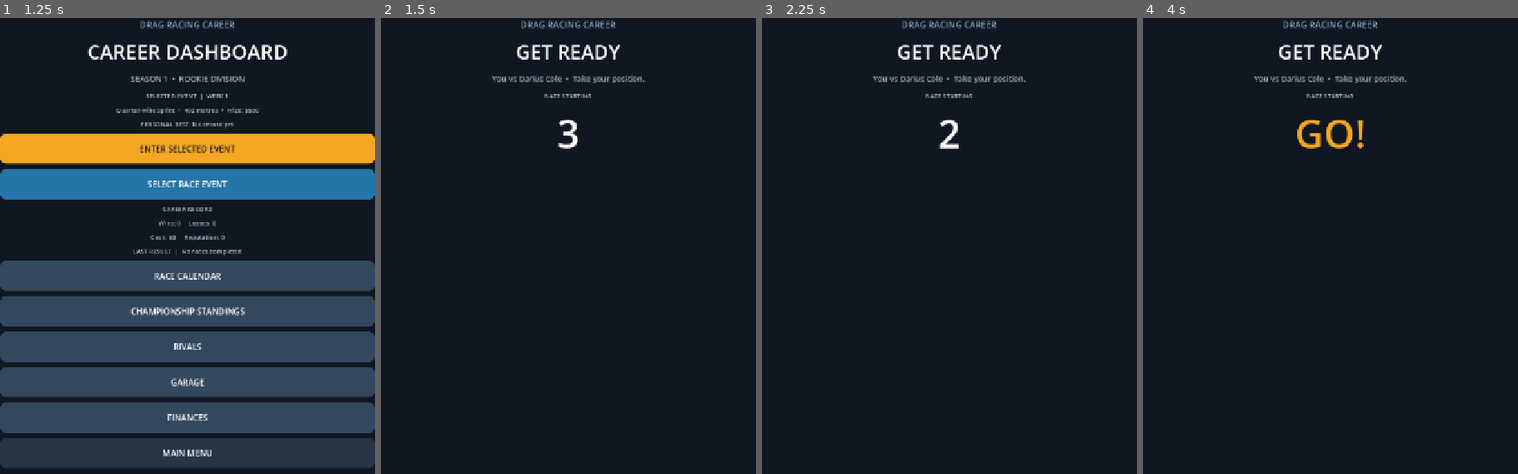
Above: before the commit, frames 1-4 (left to right).
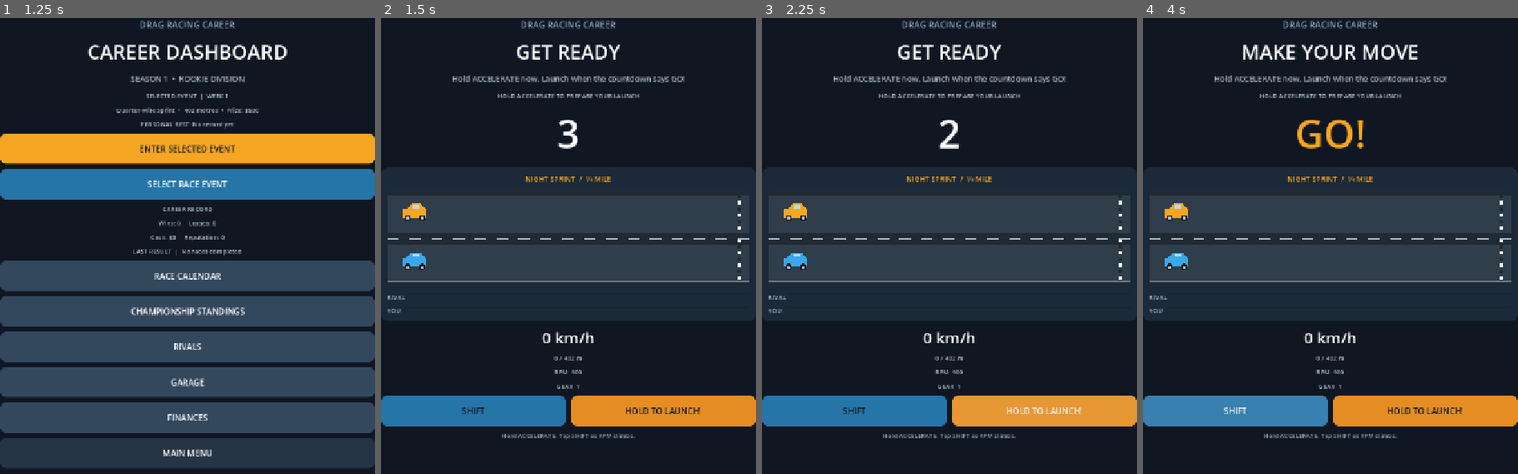
Above: after the commit, the same moments.

Repository: gleeshyyy/-Drag-Racing-Career
Game: Godot game, scene res://main.tscn
The game is run twice, just before and just after one commit, with the same random seed, the same clock (stepped at 60 frames per second) and the same inputs.
Inputs (mouse positions are in pixels of both pictures, inside the frame that each line leads up to):
- Up to frame 1 (1.25 s): click "CAREER MODE" at 0.5 s
- Up to frame 2 (1.5 s): click "ENTER SELECTED EVENT" at 1.25 s
- Up to frame 3 (2.25 s): click (1043, 410) at 2 s, where only the run after the commit has a clickable "HOLD TO LAUNCH!"
- Up to frame 4 (4 s): click (1424, 410) at 2.75 s, where only the run after the commit has a clickable "HOLD TO LAUNCH!"; click (1236, 410) at 3.5 s, where only the run after the commit has a clickable "SHIFT"

Frame 1 is identical in both runs. In frame 2, 24% of the frame differs, in the area x 0-100%, y 12-93%; in frame 3, 24%; in frame 4, 25%, in the area x 0-100%, y 5-93%.

Commit message:
Show race controls during launch countdown

Diff:
--- a/main.gd
+++ b/main.gd
@@ -760,22 +760,26 @@
 		rival_target_speed = 238.0
 		rival_acceleration = 19.0
 	title_label.text = "GET READY"
-	status_label.text = "You vs %s  •  Take your position." % rival_name
-	_clear_section()
-	_add_section_label("RACE STARTING")
+	status_label.text = "Hold ACCELERATE now. Launch when the countdown says GO!"
+	_clear_section()
+	_add_section_label("HOLD ACCELERATE TO PREPARE YOUR LAUNCH")
 	var countdown_label := _large_label("3")
 	countdown_label.add_theme_font_size_override("font_size", 76)
 	countdown_label.horizontal_alignment = HORIZONTAL_ALIGNMENT_CENTER
 	section_panel.add_child(countdown_label)
+	if is_instance_valid(throttle_button):
+		throttle_button.text = "HOLD TO LAUNCH!"
+	race_panel.show()
 	for count in [3, 2, 1]:
 		countdown_label.text = str(count)
 		await get_tree().create_timer(0.85).timeout
 	countdown_label.text = "GO!"
 	countdown_label.add_theme_color_override("font_color", Color("#f5a623"))
+	title_label.text = "MAKE YOUR MOVE"
 	await get_tree().create_timer(0.45).timeout
 	section_panel.hide()
-	race_panel.show()
-	title_label.text = "MAKE YOUR MOVE"
+	if is_instance_valid(throttle_button):
+		throttle_button.text = "HOLD TO ACCELERATE"
 	if is_instance_valid(track_title_label):
 		track_title_label.text = "%s  /  %d M" % [race_event_name.to_upper(), int(race_distance)]
 	status_label.text = "You vs %s  •  Beat them to %d metres." % [rival_name, int(race_distance)]
